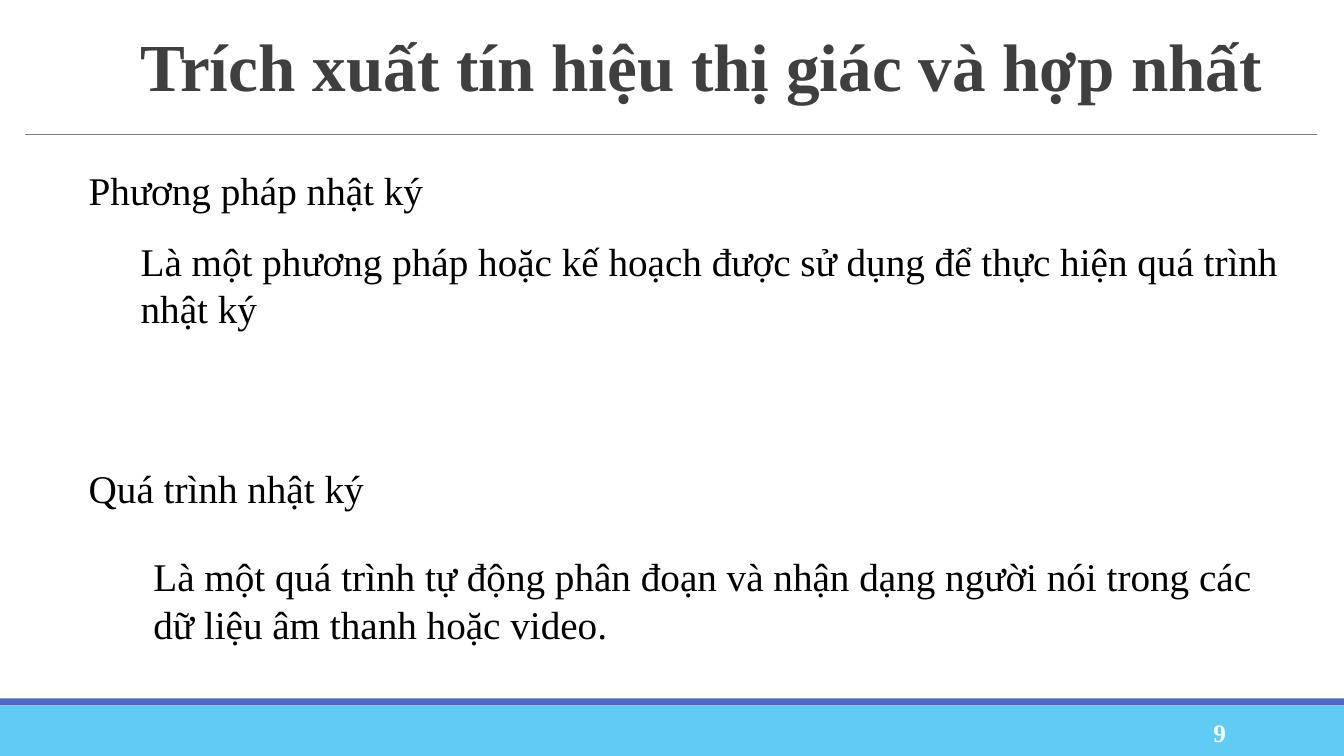
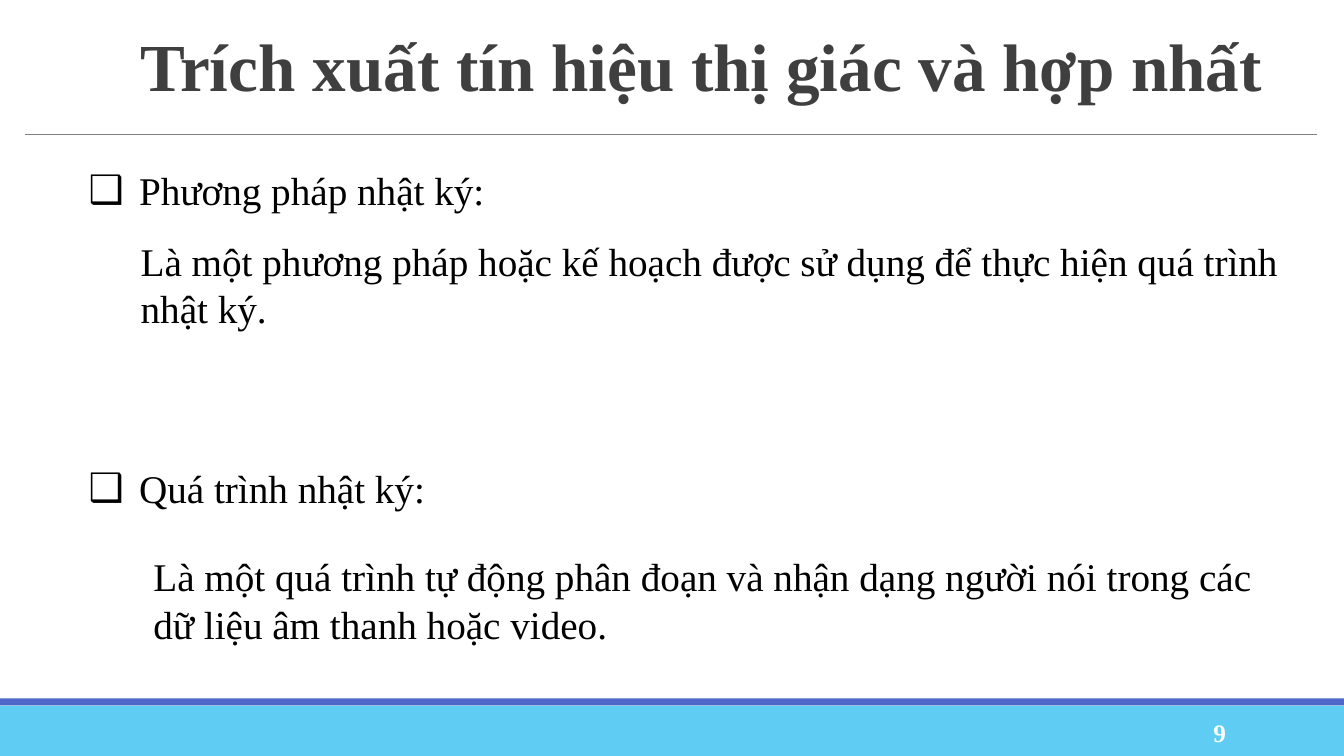
Before and after one commit to UIT-20522067/DO-AN, a slide deck: slide 9 of Nhom4_Seminar_KTDL.pptx. Drawn at 1344x756 pixels with LibreOffice and Linux fonts; fonts in the diff are those of the drawing; background and template pictures are left out. Boxes give left, top, right and bottom in pixels: in the first picture for what was removed or moved away, otherwise in the second. Text is boxed around its words. In the diff, an @@ line names an element or a change of style, - is before the commit and + after.

```diff
--- a/Nhom4_Seminar_KTDL.pptx
+++ b/Nhom4_Seminar_KTDL.pptx
@@ text at box(139, 177, 484, 212): text changed @@
-Phương pháp nhật ký
+❑ Phương pháp nhật ký:
@@ text at box(141, 247, 1278, 331): text changed @@
-Là một phương pháp hoặc kế hoạch được sử dụng để thực hiện quá trình nhật ký
+Là một phương pháp hoặc kế hoạch được sử dụng để thực hiện quá trình nhật ký.
@@ text at box(139, 475, 425, 510): text changed @@
-Quá trình nhật ký
+❑ Quá trình nhật ký:
```
Also in this commit, not shown: 1 other file.
